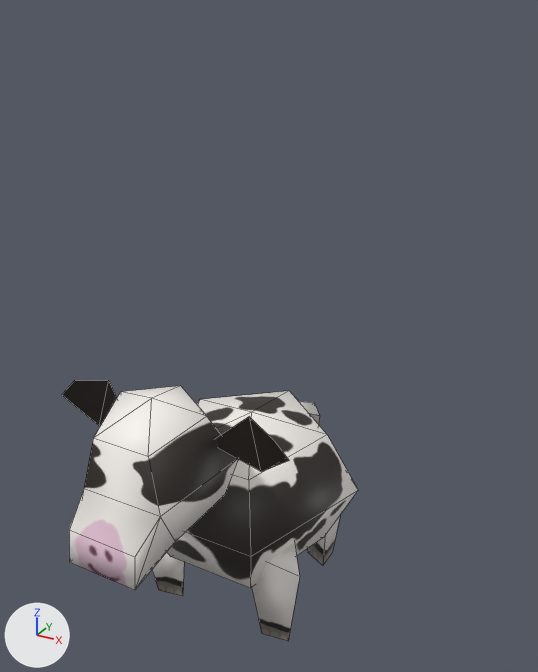
One commit to the Blender file assets/Cow.blend: the scene before it, then after it.
Camera for both pictures: a camera (50 mm lens) standing at (2.52, -4.23, 4.41) and looking at (0.17, 0.04, 2.28). The lights are fixed; the arrows at lower left show +X, +Y and +Z. Mesh edges are drawn as thin lines.

Objects in the first picture: 'Cow', 'Head', 'LegFrontLeft', 'LegFrontRight'.
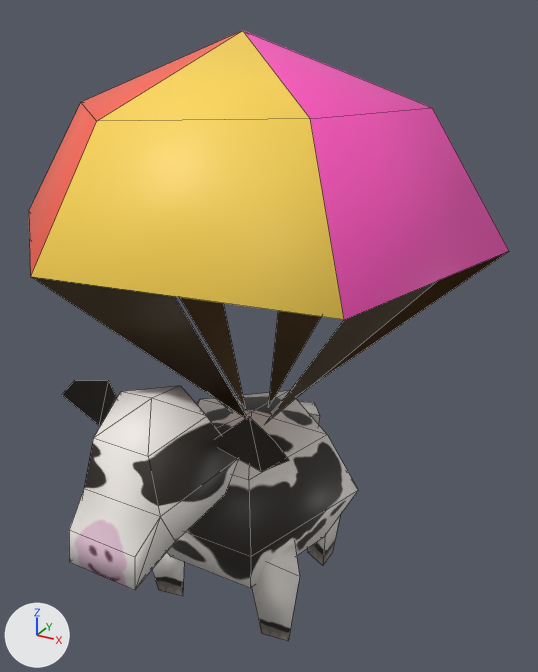
Commit message: Add cow parachute.

The change, as a list of edits to the scene's bpy script:
```text
Add me_legbackleft_001:
    me_legbackleft_001.from_pydata(...)  # 43 vertices, 24 faces; spans x -1.62..1.68, y -1.48..1.44, z 0.06..2.78
    me_legbackleft_001.polygons.foreach_set('use_smooth', [True] * 24)
    me_legbackleft_001.materials.append(mat_material)  # picture img_ufo_png
Add ob_parachute:
    ob_parachute = bpy.data.objects.new('Parachute', me_legbackleft_001)
    ob_parachute.parent = ob_cow
    ob_parachute.location = (-0.0135, 0.0413, 1.504)
```

Where the change shows, as pixel boxes [x1, y1, x2, y2] in the pictures (538 x 672 px):
'Parachute', added
    after: [29, 31, 509, 424]
